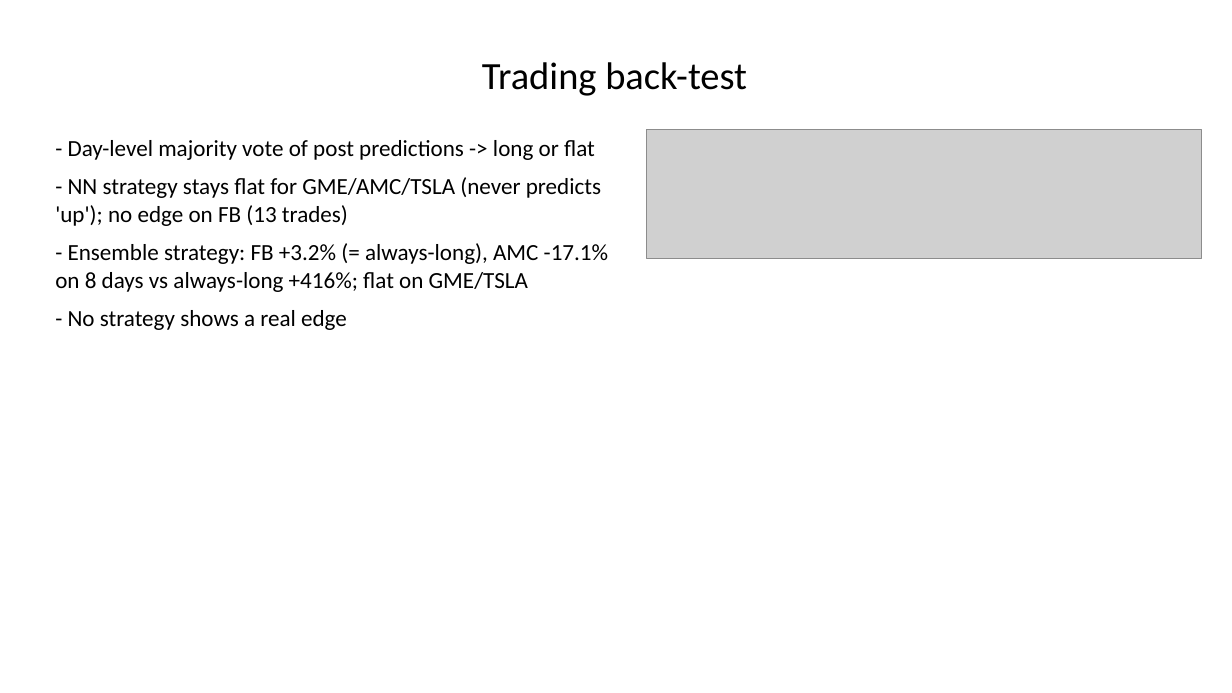
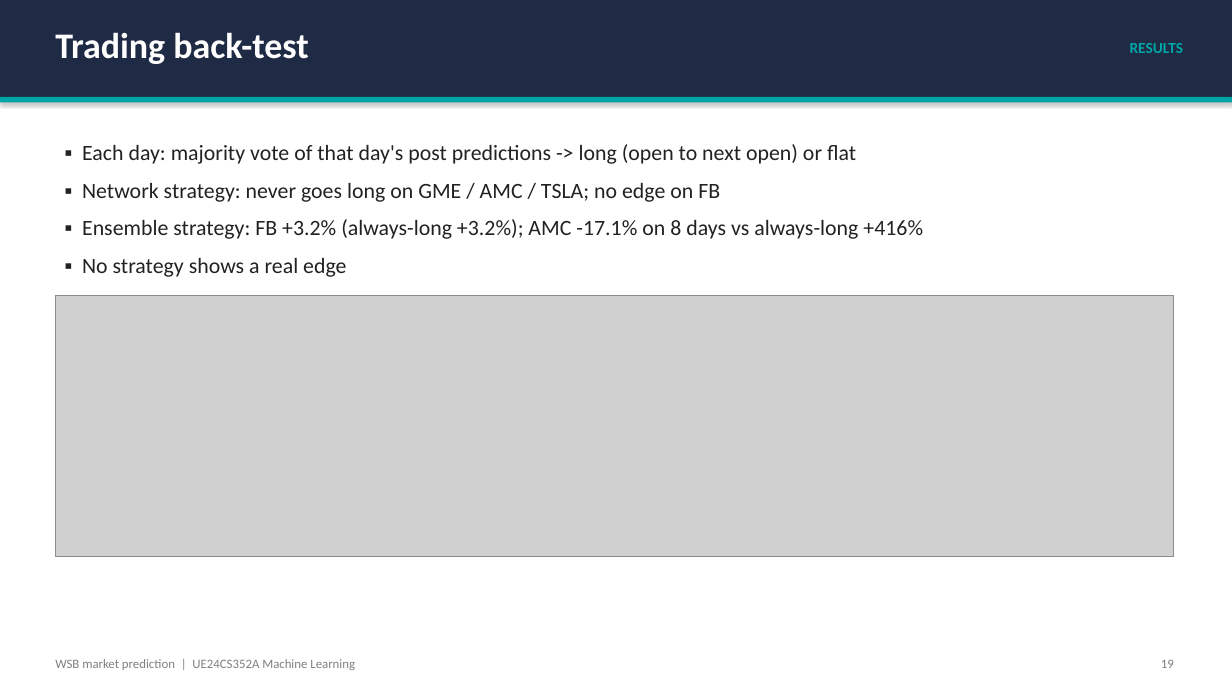
Before and after one commit to Prithvi-Aithal/wsb-market-prediction, a slide deck: slide 19 of docs/presentation.pptx (slide 14 before the commit). Drawn at 1232x693 pixels with LibreOffice and Linux fonts; fonts in the diff are those of the drawing; grey boxes stand for pictures. Boxes give left, top, right and bottom in pixels: in the first picture for what was removed or moved away, otherwise in the second. Text is boxed around its words. In the diff, an @@ line names an element or a change of style, - is before the commit and + after.

```diff
--- a/docs/presentation.pptx
+++ b/docs/presentation.pptx
@@ rectangle added at box(0, 0, 1232, 97), fill #1F2A44 @@
@@ text "Trading back-test": place and size @@
-text "Trading back-test" at box(482, 62, 747, 96)
+text "Trading back-test" at box(55, 32, 308, 64)
@@ text "Trading back-test" at box(55, 32, 308, 64): size 30 to 28 pt, text colour #000000 to #FFFFFF, bold on; alignment centre to left; vertical alignment middle to top @@
@@ text added at box(1130, 43, 1183, 53), 12 pt, text #00A6A6, bold @@
+RESULTS
@@ rectangle added at box(0, 97, 1232, 103), fill #00A6A6 @@
@@ text at box(82, 144, 923, 277): text changed; size 18 to 17 pt; text colour #000000 to #222222 @@
-- Day-level majority vote of post predictions -> long or flat
-- NN strategy stays flat for GME/AMC/TSLA (never predicts 'up'); no edge on FB (13 trades)
-- Ensemble strategy: FB +3.2% (= always-long), AMC -17.1% on 8 days vs always-long +416%; flat on GME/TSLA
-- No strategy shows a real edge
+▪ Each day: majority vote of that day's post predictions -> long (open to next open) or flat
+▪ Network strategy: never goes long on GME / AMC / TSLA; no edge on FB
+▪ Ensemble strategy: FB +3.2% (always-long +3.2%); AMC -17.1% on 8 days vs always-long +416%
+▪ No strategy shows a real edge
@@ picture: place and size @@
-picture at box(647, 129, 1202, 259)
+picture at box(55, 296, 1174, 556)
@@ text added at box(55, 659, 355, 670), 10 pt, text #808080 @@
+WSB market prediction | UE24CS352A Machine Learning
@@ text added at box(1161, 660, 1174, 668), 10 pt, text #808080 @@
+19
```
Also in this commit, not shown: 6 other slides changed, 15 slides added, 9 slides removed, 12 other files.
